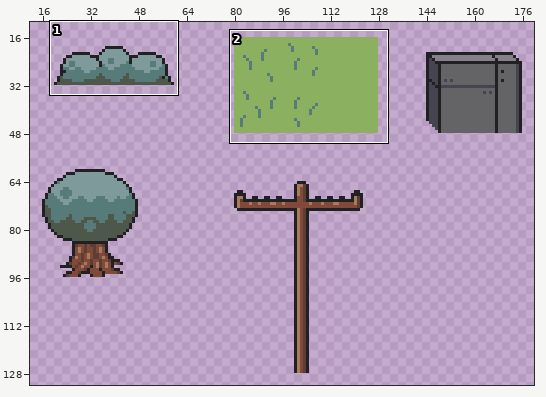
Sprite sheet -- Assets/Environment/normal_tiles.png. The first picture is a wide view before the edit; the outline marks the close-up.
Close-up. Before the commit:
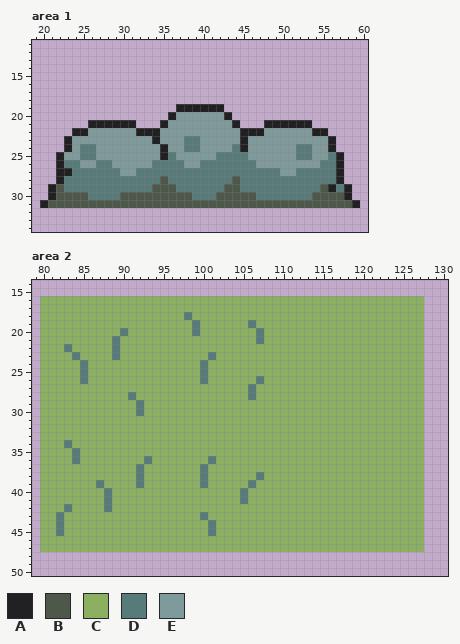
The file is 320x320 pixels. Shown: area 1: x 19..60, y 11..34; area 2: x 79..130, y 14..50. The wide view leaves out empty margins. The commit also changed other parts of the picture, which this record leaves out.
Palette (. is transparent): A #212123  B #4e584a  C #8ab060  D #567b79  E #7f9a9a
New version:
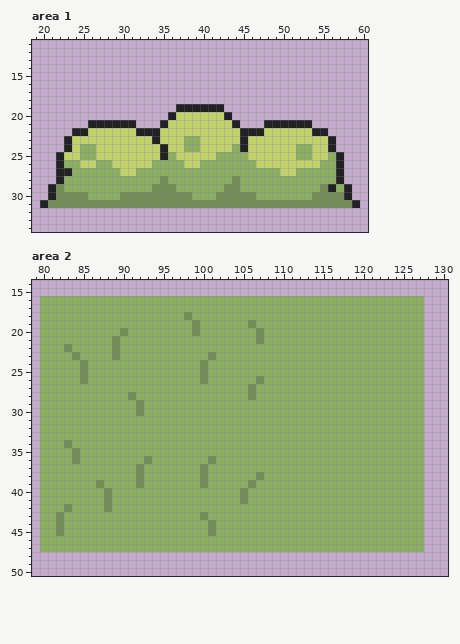
The edit:
colour B: #4e584a -> #728e54
colour E: #7f9a9a -> #c2d368
Area 1:
y 23: x 38..39 DD -> CC
y 24: x 25..26 DD -> CC; x 38..39 DD -> CC; x 44 D -> C; x 52..53 DD -> CC
y 25: x 25..26 DD -> CC; x 36 D -> C; x 42..45 DDDD -> CCCC; x 52..53 DD -> CC; x 56 D -> C
y 26: x 23..24 DD -> CC; x 27..28 DD -> CC; x 34..37 DDDD -> CCCC; x 40..46 DDDDDDD -> CCCCCCC; x 55..56 DD -> CC
y 27: x 24..29 DDDDDD -> CCCCCC; x 32..49 DDDDDDDDDDDDDDDDDD -> CCCCCCCCCCCCCCCCCC; x 52..56 DDDDD -> CCCCC
y 28: x 23..34 DDDDDDDDDDDD -> CCCCCCCCCCCC; x 36..43 DDDDDDDD -> CCCCCCCC; x 45..56 DDDDDDDDDDDD -> CCCCCCCCCCCC
y 29: x 23..33 DDDDDDDDDDD -> CCCCCCCCCCC; x 37..42 DDDDDD -> CCCCCC; x 45..54 DDDDDDDDDD -> CCCCCCCCCC; x 57 D -> C
y 30: x 26..29 DDDD -> CCCC; x 39..41 DDD -> CCC; x 47..53 DDDDDDD -> CCCCCCC
Area 2:
y 18: x 98 D -> B
y 19: x 99 D -> B; x 106 D -> B
y 20: x 90 D -> B; x 99 D -> B; x 107 D -> B
y 21: x 89 D -> B; x 107 D -> B
y 22: x 83 D -> B; x 89 D -> B
y 23: x 84 D -> B; x 89 D -> B; x 101 D -> B
y 24..25: x 85 D -> B; x 100 D -> B
y 26: x 85 D -> B; x 100 D -> B; x 107 D -> B
y 27: x 106 D -> B
y 28: x 91 D -> B; x 106 D -> B
y 29..30: x 92 D -> B
y 34: x 83 D -> B
y 35: x 84 D -> B
y 36: x 84 D -> B; x 93 D -> B; x 101 D -> B
y 37: x 92 D -> B; x 100 D -> B
y 38: x 92 D -> B; x 100 D -> B; x 107 D -> B
y 39: x 87 D -> B; x 92 D -> B; x 100 D -> B; x 106 D -> B
y 40..41: x 88 D -> B; x 105 D -> B
y 42: x 83 D -> B; x 88 D -> B
y 43: x 82 D -> B; x 100 D -> B
y 44..45: x 82 D -> B; x 101 D -> B
Pixel boxes of the changes (left, top, right, bottom) in both close-ups:
changed: (48, 112, 352, 208)
changed: (184, 312, 216, 384)
changed: (248, 320, 264, 344)
changed: (64, 328, 144, 416)
changed: (248, 376, 264, 400)
changed: (56, 440, 152, 536)
changed: (200, 456, 264, 536)
